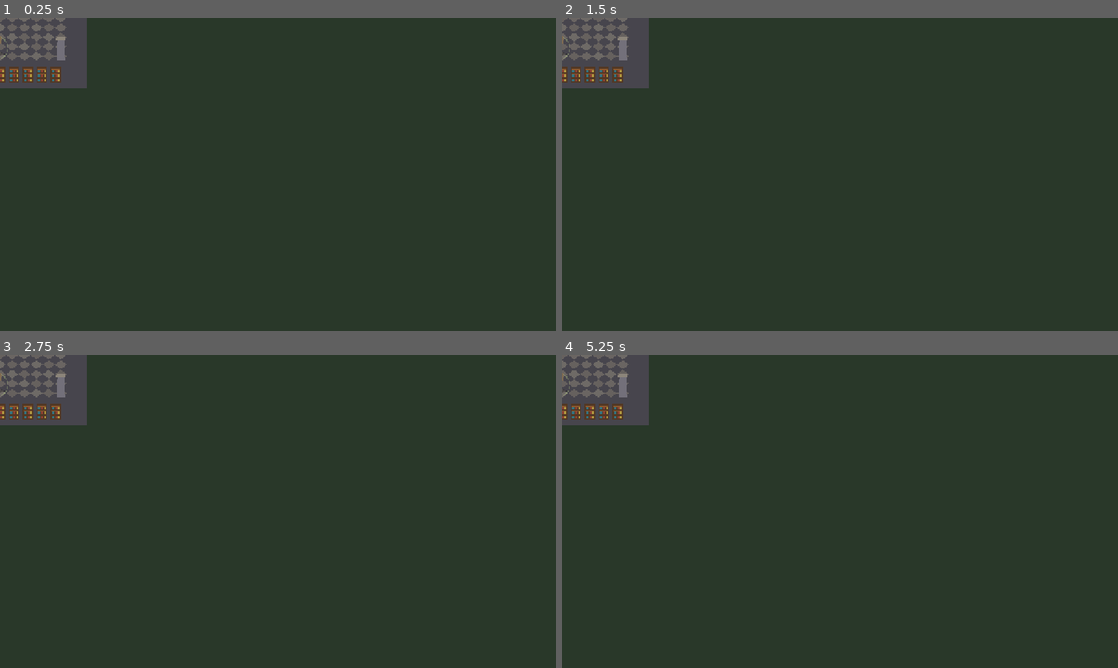
Above: before the commit, frames 1-4 (two rows, left to right).
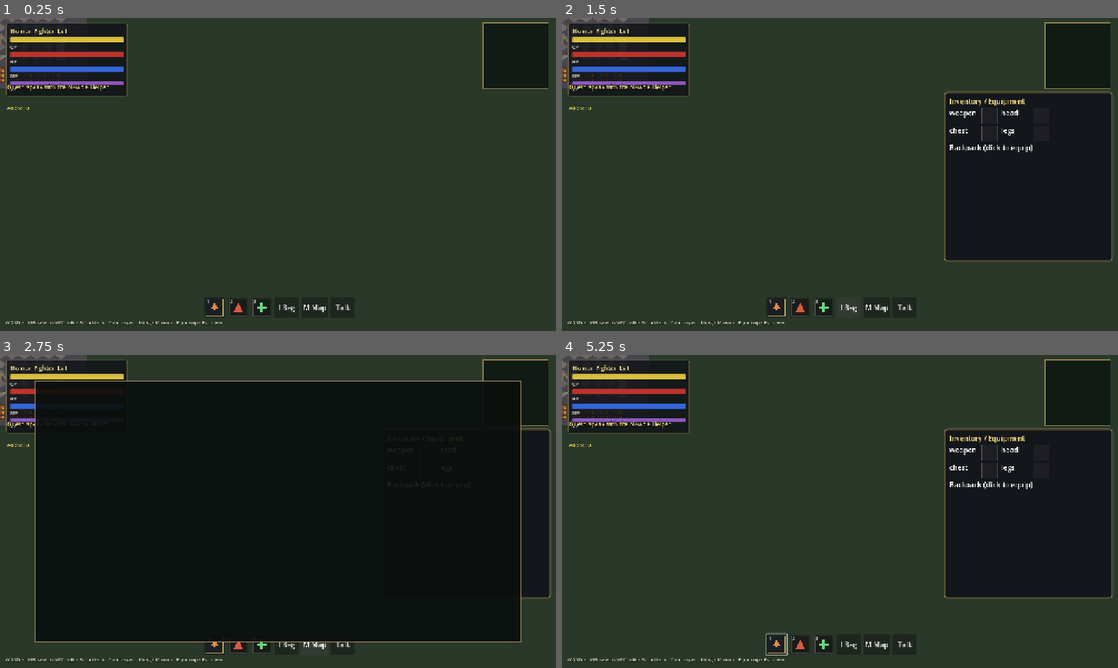
Above: after the commit, the same moments.

Repository: monohromevseev-collab/lineage-2d
Game: Godot game, scene res://scenes/bootstrap.tscn
Two runs of this game, one before a commit and one after it. Both use one fixed random seed, a clock stepped at 60 frames per second and the inputs below.
Inputs (mouse positions are in pixels of both pictures, inside the frame that each line leads up to):
- Up to frame 1 (0.25 s): no input
- Up to frame 2 (1.5 s): click (778, 305) at 0.52 s; click (851, 305) at 1.25 s, where only the run after the commit has a clickable "I Bag"
- Up to frame 3 (2.75 s): click (316, 642) at 2 s, where only the run after the commit has a clickable "M Map"
- Up to frame 4 (5.25 s): click (906, 642) at 2.75 s, where only the run after the commit has a clickable "Talk"; tap Enter at 3.5, 4.25, 5 s; move the mouse to (962, 495) at 3.52 s; hold D (move_right) 3.53-4.28 s; tap E (pickup) at 3.6, 4.55 s; click (962, 495) at 3.67 s; move the mouse to (728, 527) at 4.27 s; hold S (move_down) 4.28-5.03 s; tap F (attack) at 4.35 s; move the mouse to (895, 442) at 5.02 s; hold D (move_right) from 5.03 s (still down); hold Tab (cycle_target) from 5.03 s (still down)

The runs differ from the first frame. In frame 1, 8.4% of the frame differs, in the area x 1-99%, y 1-99%; in frame 2, 25%; in frame 3, 80%; in frame 4, 25%.
Error before the commit: Parse Error: Cannot infer the type of "fx_name" variable because the value doesn't have a set type. (res://scripts/game_world.gd:712)

Commit message:
Fix Adena loot fx_name type inference for Godot 4.3
Co-authored-by: monohromevseev-collab <monohromevseev-collab@users.noreply.github.com>

Diff:
--- a/scripts/game_world.gd
+++ b/scripts/game_world.gd
@@ -709,7 +709,7 @@
 		return
 	var amt: int = int(best.count) if "count" in best else 1
 	player.add_loot_item(best.item_id, amt)
-	var fx_name := best.item_id
+	var fx_name: String = str(best.item_id)
 	if best.item_id == "57":
 		fx_name = "Adena ×%d" % amt
 	_fx_loot.rpc(peer_id, fx_name)
